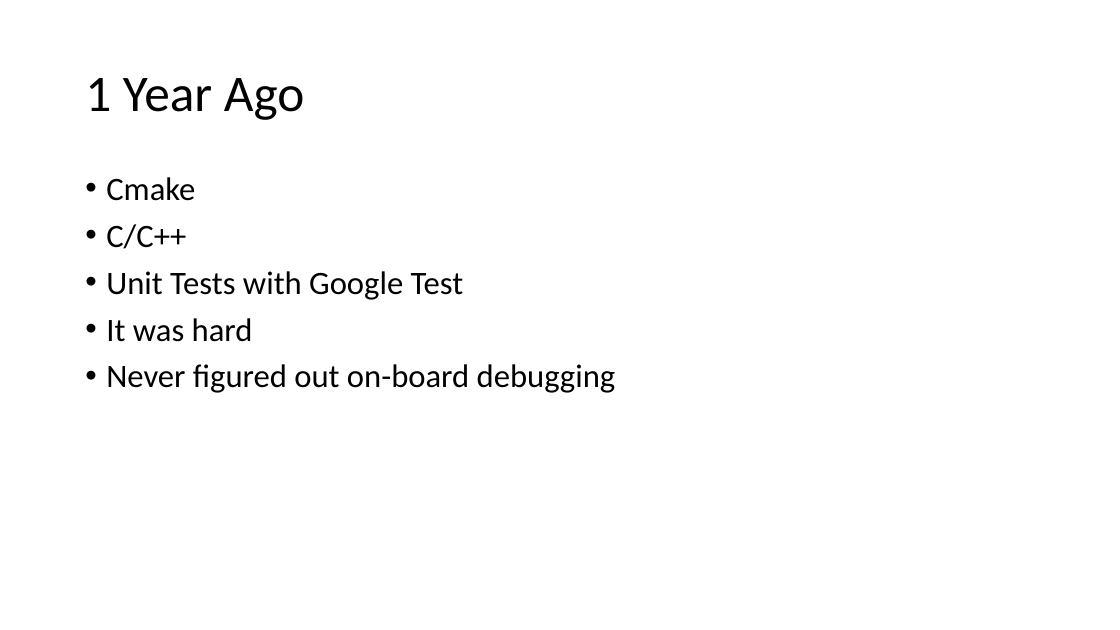
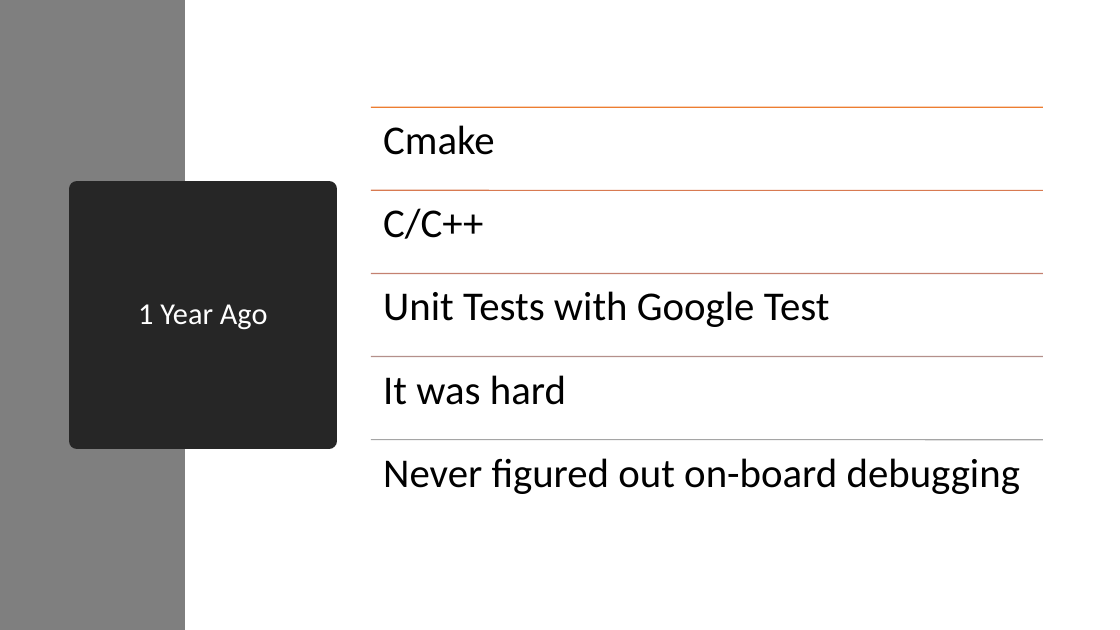
Before and after one commit to ProgrammerAL/Presentations-2019, a slide deck: slide 6 of 09-04 - Making the Case for Rust/Making the Case for Rust.pptx. Drawn at 1120x630 pixels with LibreOffice and Linux fonts; fonts in the diff are those of the drawing. Boxes give left, top, right and bottom in pixels: in the first picture for what was removed or moved away, otherwise in the second. Text is boxed around its words. In the diff, an @@ line names an element or a change of style, - is before the commit and + after.

```diff
--- a/09-04 - Making the Case for Rust/Making the Case for Rust.pptx
+++ b/09-04 - Making the Case for Rust/Making the Case for Rust.pptx
@@ rectangle added at [0,0,185,630], fill #7F7F7F @@
@@ text removed at [106,177,616,393] @@
-• Cmake
-• C/C++
-• Unit Tests with Google Test
-• It was hard
-• Never figured out on-board debugging
@@ title "1 Year Ago": place and size @@
-title "1 Year Ago" at [85,78,305,120]
+title "1 Year Ago" at [77,189,329,441]
@@ title "1 Year Ago" at [77,189,329,441]: size 44 to 26 pt, text colour #000000 to #FFFFFF; alignment left to centre; fill none to #262626; outline none to #262626 13.75 pt @@
@@ group added at [371,108,1044,494]: 5 lines, 5 texts @@
+Cmake
+C/C++
+Unit Tests with Google Test
+It was hard
+Never figured out on-board debugging
```
Also in this commit, not shown: 17 other slides changed, 1 other file.
